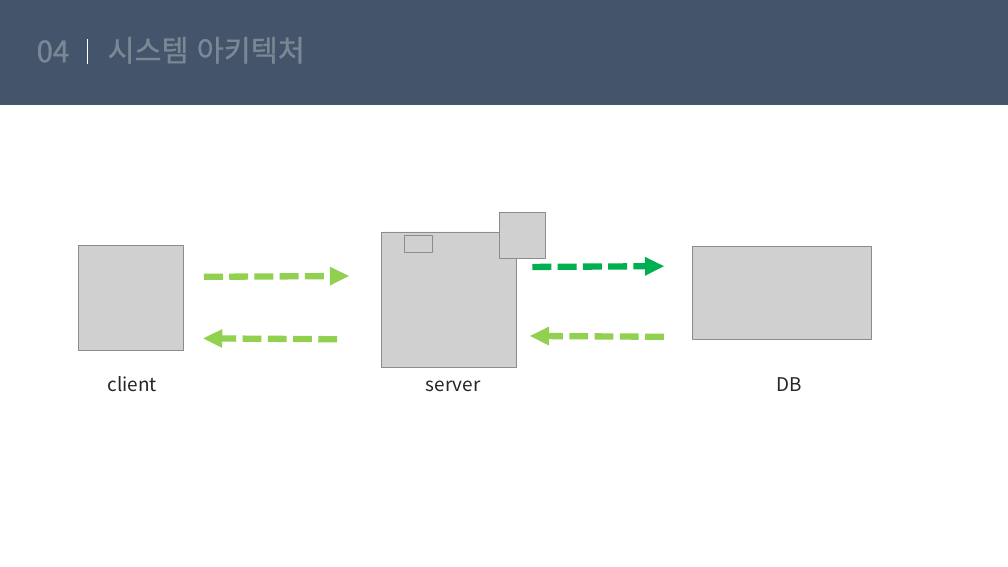
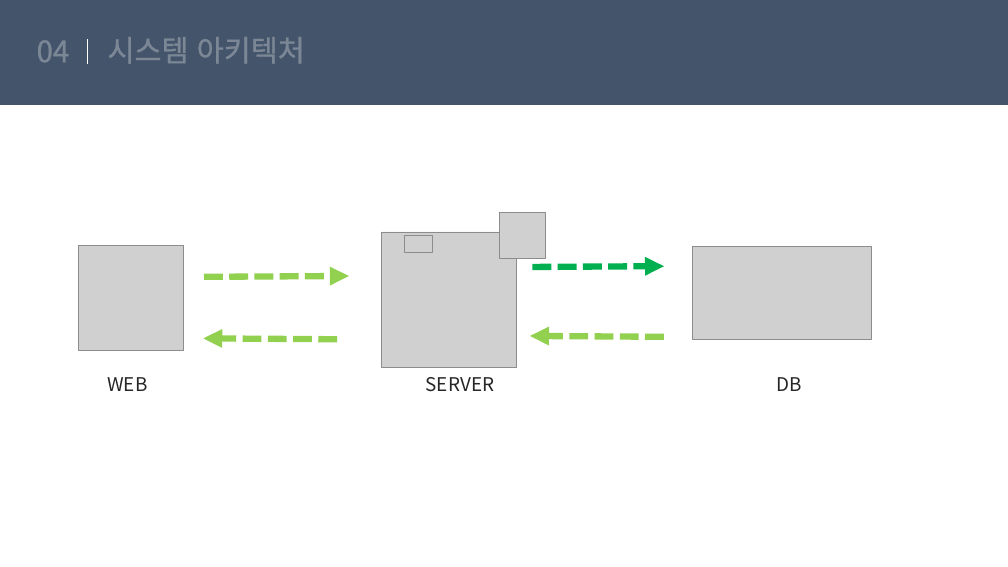
Before and after one commit to suna05/fanduck, a slide deck: slide 17 of suna/8월 29일 화/팬덕.pptx. Drawn at 1008x567 pixels with LibreOffice and Linux fonts; fonts in the diff are those of the drawing; grey boxes stand for pictures. Boxes give left, top, right and bottom in pixels: in the first picture for what was removed or moved away, otherwise in the second. Text is boxed around its words. In the diff, an @@ line names an element or a change of style, - is before the commit and + after.

```diff
--- a/suna/8월 29일 화/팬덕.pptx
+++ b/suna/8월 29일 화/팬덕.pptx
@@ text at [107, 377, 147, 391]: text changed @@
-client
+WEB
@@ text at [426, 377, 494, 392]: text changed @@
-server
+SERVER
```
Also in this commit, not shown: 3 other slides changed.
